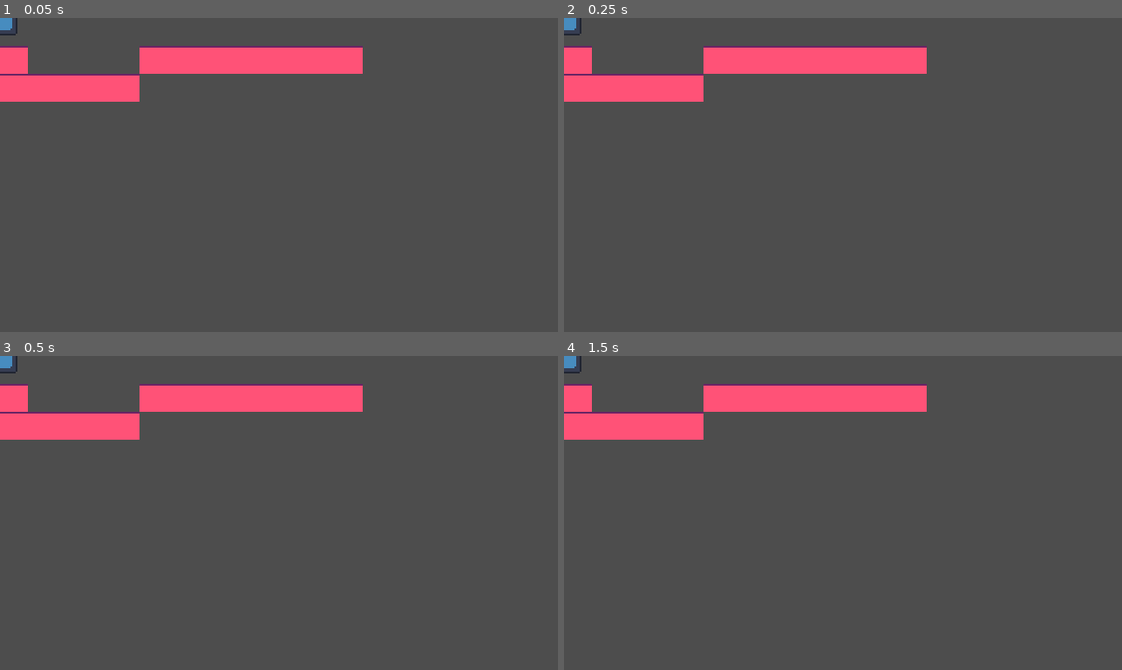
Above: before the commit, frames 1-4 (two rows, left to right).
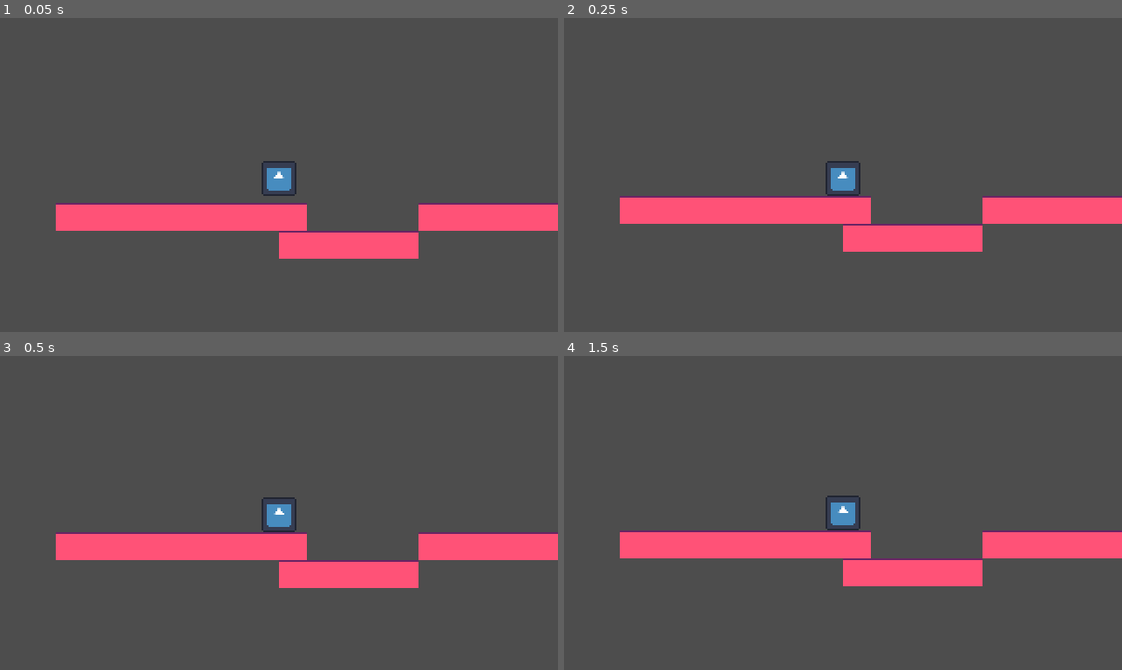
Above: after the commit, the same moments.

Repository: mannireis/campfire
Game: Godot game, scene res://scenes/main.tscn
Two runs of this game, one before a commit and one after it. Both use one fixed random seed, a clock stepped at 60 frames per second and the inputs below. The engine's default icon, where the game draws it, is replaced by a stand-in: a white triangle on a blue panel in a dark square.
Inputs:
- Up to frame 1 (0.05 s): no input
- Up to frame 2 (0.25 s): no input
- Up to frame 3 (0.5 s): no input
- Up to frame 4 (1.5 s): tap Enter at 0.5 s; hold Right from 0.53 s (still down); tap Alt at 0.6 s; tap Up at 0.77 s; tap Space at 1.25 s; tap Shift at 1.35 s

The runs differ from the first frame. In frame 1, 15% of the frame differs, in the area x 0-100%, y 0-77%; in frame 2, 15%; in frame 3, 15%; in frame 4, 15%.
Error before the commit: Parse Error: Invalid operands "Vector2" and "int" for "!=" operator. (res://scripts/player/idle.gd:10)

Commit message:
this is the game kinda

Diff:
--- a/project.godot
+++ b/project.godot
@@ -37,13 +37,11 @@
 left={
 "deadzone": 0.2,
 "events": [Object(InputEventJoypadButton,"resource_local_to_scene":false,"resource_name":"","device":-1,"button_index":13,"pressure":0.0,"pressed":true,"script":null)
-, Object(InputEventJoypadMotion,"resource_local_to_scene":false,"resource_name":"","device":-1,"axis":0,"axis_value":1.0,"script":null)
 ]
 }
 right={
 "deadzone": 0.2,
 "events": [Object(InputEventJoypadMotion,"resource_local_to_scene":false,"resource_name":"","device":-1,"axis":0,"axis_value":1.0,"script":null)
-, Object(InputEventJoypadButton,"resource_local_to_scene":false,"resource_name":"","device":-1,"button_index":14,"pressure":0.0,"pressed":true,"script":null)
 ]
 }
 up={
--- a/scenes/player/player.tscn
+++ b/scenes/player/player.tscn
@@ -15,6 +15,12 @@
 [node name="player" type="CharacterBody2D" unique_id=524013605]
 script = ExtResource("1_dovo2")
 
+[node name="Camera2D" type="Camera2D" parent="." unique_id=594974895]
+process_priority = 1
+process_physics_priority = 1
+z_index = 1
+position_smoothing_enabled = true
+
 [node name="AnimatedSprite2D" type="AnimatedSprite2D" parent="." unique_id=1830623018]
 unique_name_in_owner = true
 position = Vector2(-1.1368684e-13, 0)
@@ -29,14 +35,13 @@
 [node name="CollisionShape2D" type="CollisionShape2D" parent="." unique_id=1641800828]
 shape = SubResource("RectangleShape2D_dovo2")
 
-[node name="StateMachine" type="Node" parent="." unique_id=825248152]
+[node name="StateMachine" type="Node" parent="." unique_id=825248152 node_paths=PackedStringArray("starting_state")]
 unique_name_in_owner = true
 script = ExtResource("3_gmlin")
+starting_state = NodePath("Idle")
 
 [node name="Idle" type="Node" parent="StateMachine" unique_id=1840225328]
 script = ExtResource("4_lvxji")
-animation_name = null
-speed = null
 
 [node name="Walk" type="Node" parent="StateMachine" unique_id=1212241265]
 script = ExtResource("5_p47bc")
--- a/scripts/player/fall_state.gd
+++ b/scripts/player/fall_state.gd
@@ -1 +1,10 @@
 class_name FallState extends State
+
+func process_physics(delta: float) -> State:
+	player.velocity.y += gravity * delta
+	player.velocity.x = speed * direction.x
+	player.move_and_slide()
+
+	if player.is_on_floor():
+		return IdleState.new()
+	return
--- a/scripts/player/idle.gd
+++ b/scripts/player/idle.gd
@@ -7,8 +7,12 @@
 
 
 func process_physics(delta: float) -> State:
-	if direction != 0:
+	player.velocity.x = move_toward(player.velocity.x, 0, 8)
+	player.velocity.y += gravity * delta
+	player.move_and_slide()
+	if direction.x != 0:
+		print("yes yeehaw")
 		return WalkState.new()
-	if player.velocity.y > 0:
+	if !player.is_on_floor():
 		return FallState.new()
 	return
--- a/scripts/player/jump_state.gd
+++ b/scripts/player/jump_state.gd
@@ -1 +1,15 @@
 class_name JumpState extends State
+
+const jump_strength := -200
+
+func enter() -> void:
+	player.velocity.y = jump_strength
+
+func process_physics(delta: float) -> State:
+	player.velocity.x = direction.x * speed
+	player.velocity.y += gravity * delta
+	player.move_and_slide()
+
+	if player.velocity.y > 0:
+		return FallState.new()
+	return
--- a/scripts/player/player.gd
+++ b/scripts/player/player.gd
@@ -1,4 +1,18 @@
 class_name Player extends CharacterBody2D
 
 @onready var animator := %AnimatedSprite2D
+
 @onready var state_machine := %StateMachine
+
+func _ready() -> void:
+	state_machine.init(self)
+
+func _unhandled_input(event: InputEvent) -> void:
+	state_machine.process_input(event)
+
+func _physics_process(delta: float) -> void:
+	print(state_machine.current_state.name)
+	state_machine.process_physics(delta)
+
+func _process(delta: float) -> void:
+	state_machine.process_frame(delta)
--- a/scripts/player/state.gd
+++ b/scripts/player/state.gd
@@ -1,7 +1,7 @@
 class_name State extends Node
 
 @export var animation_name: String
-@export var speed: float = 300
+@export var speed: float = 200
 
 var gravity: int = ProjectSettings.get_setting("physics/2d/default_gravity")
 var player: Player
@@ -11,7 +11,8 @@
 		Input.get_axis("up", "down"))
 
 func enter() -> void:
-	player.animator.play(animation_name)
+	#player.animator.play(animation_name)
+	pass
 
 func exit() -> void:
 	pass
@@ -19,6 +20,7 @@
 func process_input(event: InputEvent) -> State:
 	return null
 
+
 func process_frame(delta: float) -> State:
 	return null
 
--- a/scripts/player/state_machine.gd
+++ b/scripts/player/state_machine.gd
@@ -13,6 +13,7 @@
 
 func change_state(new_state: State):
 	if current_state:
+		new_state.player = current_state.player
 		current_state.exit()
 
 	current_state = new_state
--- a/scripts/player/walk_state.gd
+++ b/scripts/player/walk_state.gd
@@ -1 +1,14 @@
 class_name WalkState extends State
+
+func process_physics(delta: float) -> State:
+	player.velocity.x = direction.x * speed
+	player.velocity.y += gravity * delta
+	player.move_and_slide()
+
+	if !player.is_on_floor():
+		return FallState.new()
+	elif Input.is_action_just_pressed("jump"):
+		return JumpState.new()
+	elif is_equal_approx(direction.x, 0.0):
+		return IdleState.new()
+	return
Binary file added: assets/logo.aseprite
